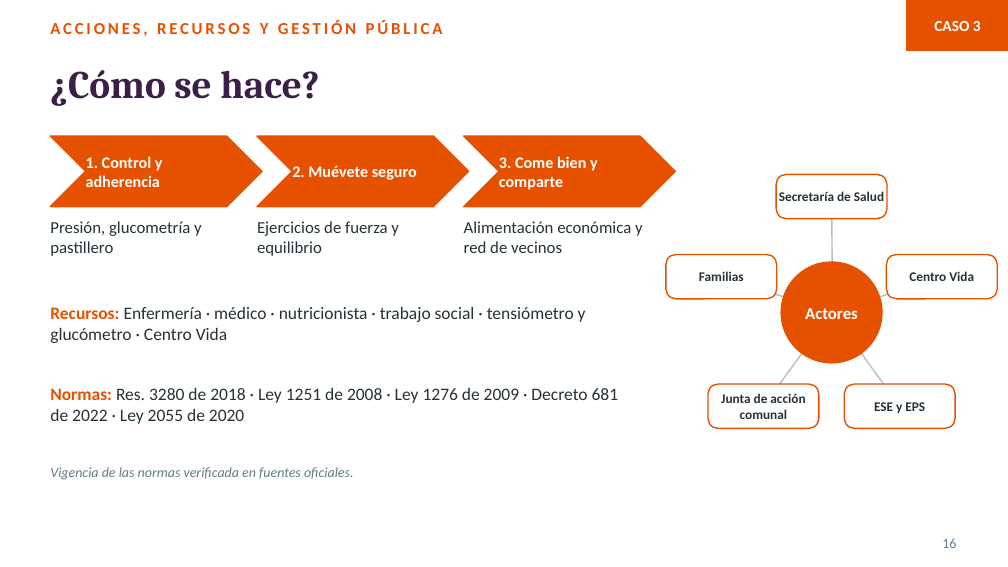
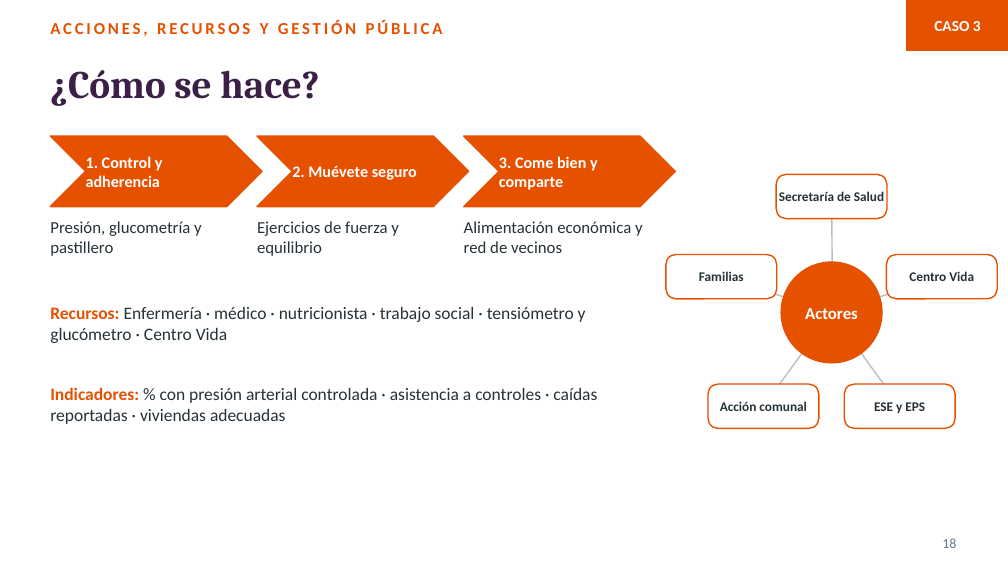
Before and after one commit to leyezminvari-tech/ESPECIALIZACI-N-, a slide deck: slide 18 of Actividades/Semana8_Presentacion_Canva.pptx (slide 16 before the commit). Drawn at 1008x567 pixels with LibreOffice and Linux fonts; fonts in the diff are those of the drawing. Boxes give left, top, right and bottom in pixels: in the first picture for what was removed or moved away, otherwise in the second. Text is boxed around its words. In the diff, an @@ line names an element or a change of style, - is before the commit and + after.

```diff
--- a/Actividades/Semana8_Presentacion_Canva.pptx
+++ b/Actividades/Semana8_Presentacion_Canva.pptx
@@ text at (x1=50, y1=387, x2=597, y2=424): text changed @@
-Normas: Res. 3280 de 2018 · Ley 1251 de 2008 · Ley 1276 de 2009 · Decreto 681 de 2022 · Ley 2055 de 2020
+Indicadores: % con presión arterial controlada · asistencia a controles · caídas reportadas · viviendas adecuadas
@@ text at (x1=720, y1=401, x2=806, y2=411): text changed @@
-Junta de acción comunal
+Acción comunal
@@ text removed at (x1=50, y1=467, x2=353, y2=480) @@
-Vigencia de las normas verificada en fuentes oficiales.
@@ page number at (x1=942, y1=538, x2=956, y2=548): text changed @@
-16
+18
```
Also in this commit, not shown: 13 other slides changed, 3 slides added, 2 other files.
